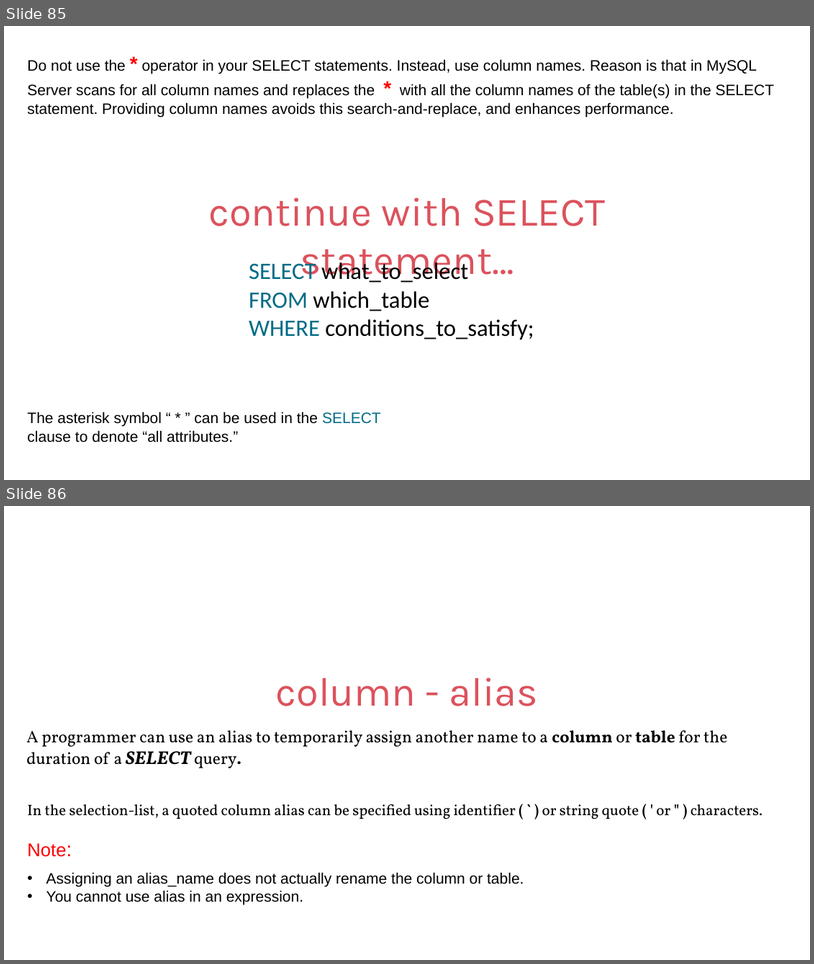
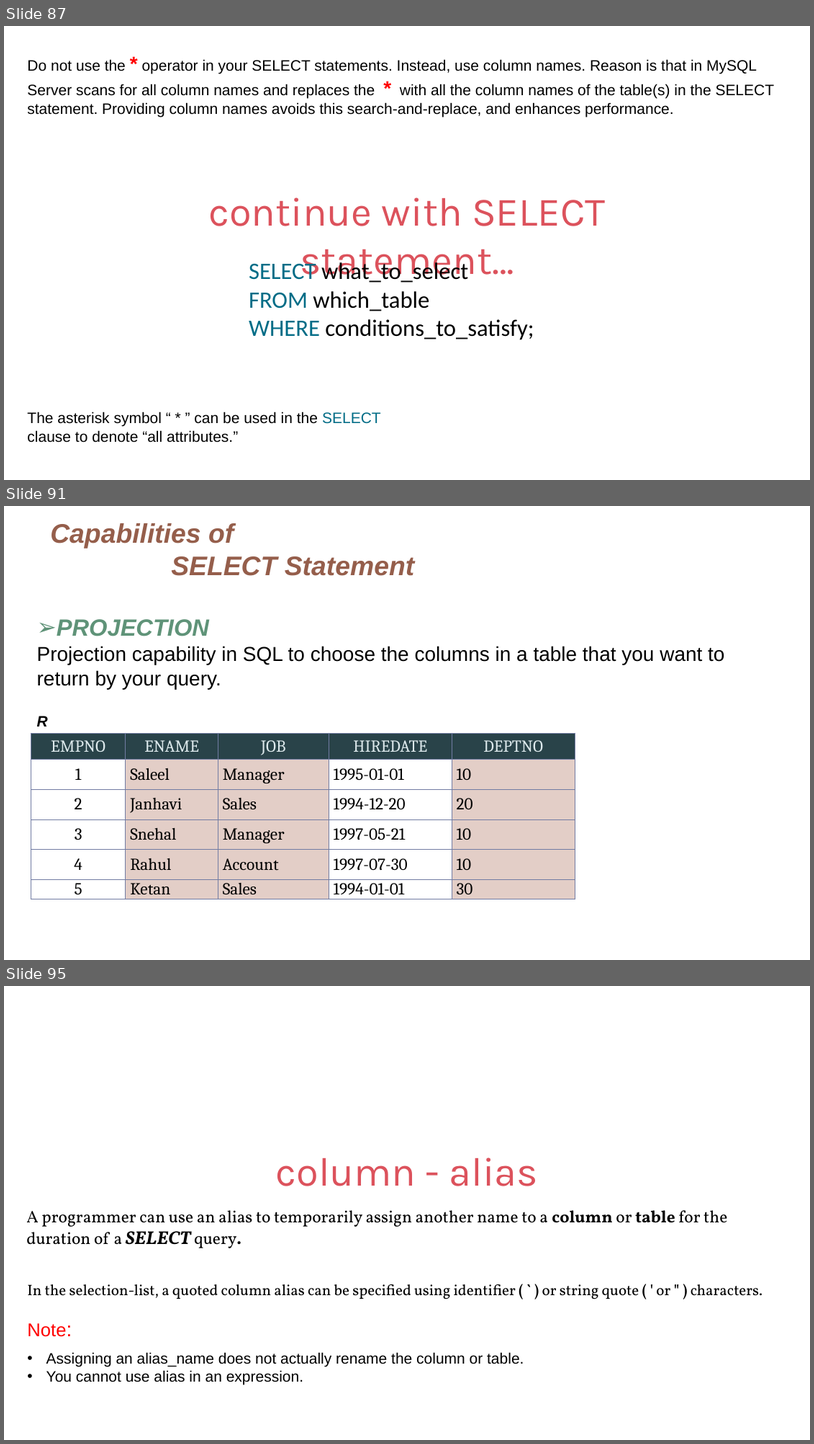
Before and after one commit to Nilesh-Parit/DBT, a slide deck: IET MySQL PPT Ver9.pptx. Shown one above the other, each under a label of ours: slides 85 and 86 before the commit, slides 87, 91 and 95 after it; the slides between them are not shown. The pictures are 814x964 and 814x1444 pixels, drawn with LibreOffice and Linux fonts; fonts in the diff are those of the drawing. Boxes give left, top, right and bottom in pixels: in the first picture for what was removed or moved away, otherwise in the second. Text is boxed around its words. In the diff, an @@ line names an element or a change of style, - is before the commit and + after.

```diff
--- a/IET MySQL PPT Ver9.pptx
+++ b/IET MySQL PPT Ver9.pptx
@@ slide 91 added at (4, 506, 810, 960), background #FFFFFF @@
@@ title added at (50, 523, 414, 576), 32 pt, text #955E4B, bold, italic @@
+Capabilities of
+SELECT Statement
@@ text added at (37, 619, 725, 689), 24 pt, text #000000 @@
+➢ PROJECTION
+Projection capability in SQL to choose the columns in a table that you want to return by your query.
@@ text added at (37, 716, 48, 726), 18 pt, text #000000, bold, italic @@
+R
@@ table added at (31, 733, 576, 899), 6 rows, 5 columns @@
+EMPNO | ENAME | JOB | HIREDATE | DEPTNO
+1 | Saleel | Manager | 1995-01-01 | 10
+2 | Janhavi | Sales | 1994-12-20 | 20
+3 | Snehal | Manager | 1997-05-21 | 10
+4 | Rahul | Account | 1997-07-30 | 10
+5 | Ketan | Sales | 1994-01-01 | 30
@@ what was slide 85 is now slide 87 @@
@@ what was slide 86 is now slide 95 @@
```
Also in this commit, not shown: 4 slides changed, 27 other slides added.
